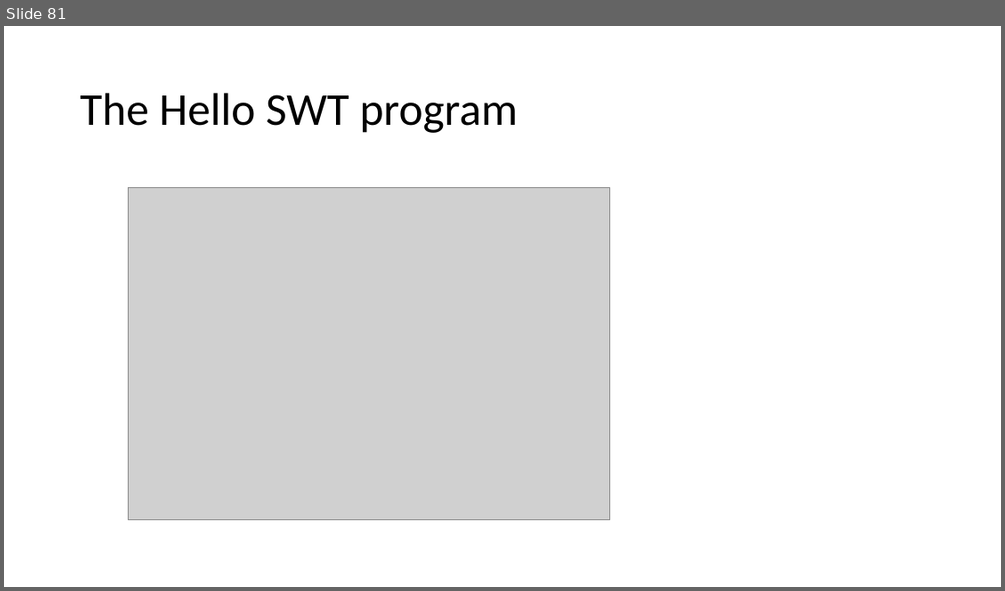
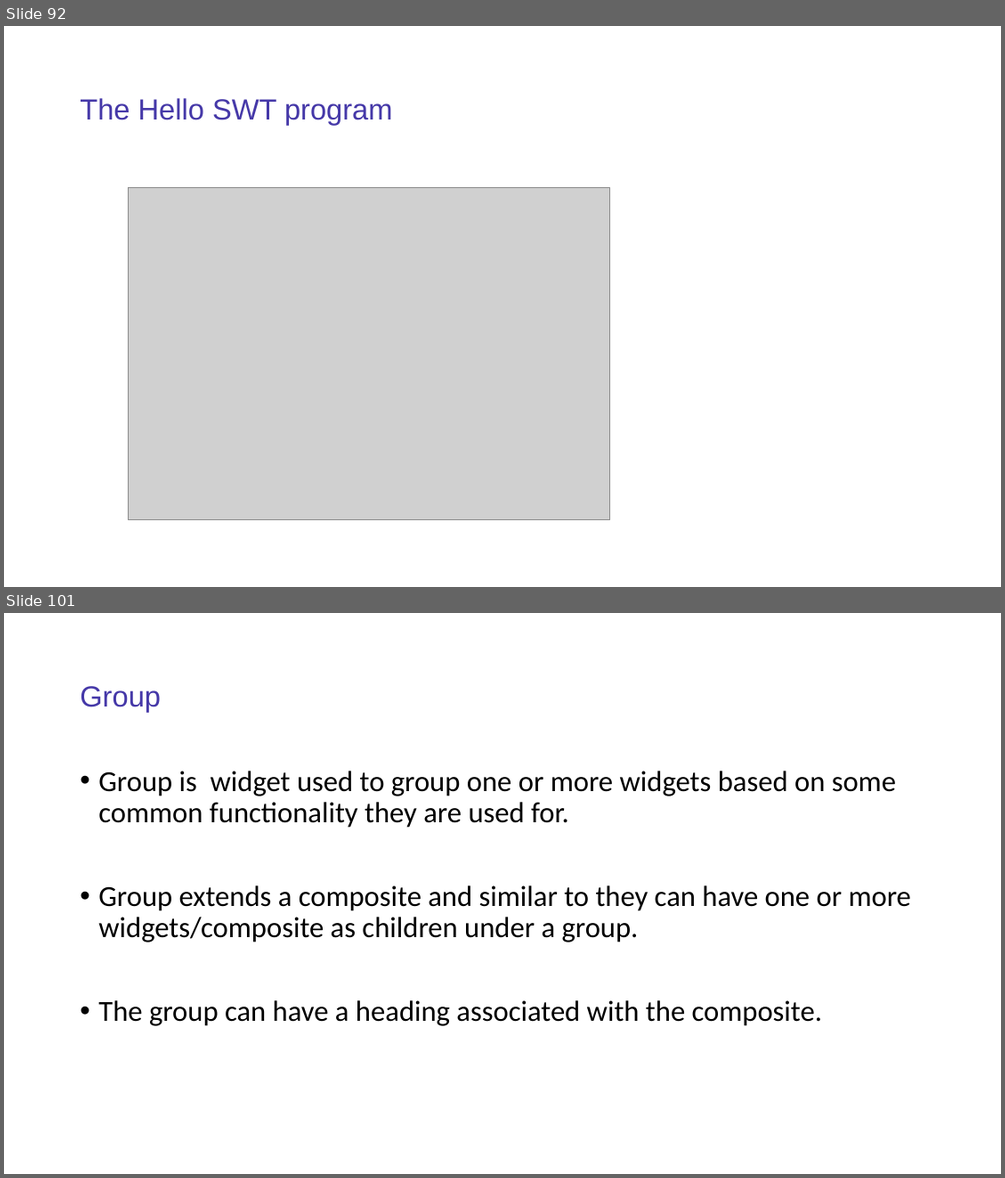
Before and after one commit to sabir123/RCP.Presentations, a slide deck: Eclipse_RCP_Training.pptx. Shown one above the other, each under a label of ours: slide 81 before the commit, slides 92 and 101 after it; the slides between them are not shown. The pictures are 1005x591 and 1005x1178 pixels, drawn with LibreOffice and Linux fonts; fonts in the diff are those of the drawing; grey boxes stand for pictures. Boxes give left, top, right and bottom in pixels: in the first picture for what was removed or moved away, otherwise in the second. Text is boxed around its words. In the diff, an @@ line names an element or a change of style, - is before the commit and + after.

```diff
--- a/Eclipse_RCP_Training.pptx
+++ b/Eclipse_RCP_Training.pptx
@@ slide 101 added at bbox=[4, 613, 1001, 1174], background #FFFFFF @@
@@ title added at bbox=[80, 686, 161, 711], 28 pt, text #4538A8 @@
+Group
@@ text added at bbox=[98, 771, 911, 1026], 28 pt, text #000000 @@
+• Group is widget used to group one or more widgets based on some common functionality they are used for.
+• Group extends a composite and similar to they can have one or more widgets/composite as children under a group.
+• The group can have a heading associated with the composite.
@@ what was slide 81 is now slide 92 @@
@@ slide 92 changed as well @@
@@ title "The Hello SWT program" at bbox=[80, 98, 393, 124]: size 44 to 28 pt, font Calibri to Arial, text colour #000000 to #4538A8 @@
```
Also in this commit, not shown: 6 other slides changed, 27 other slides added.
